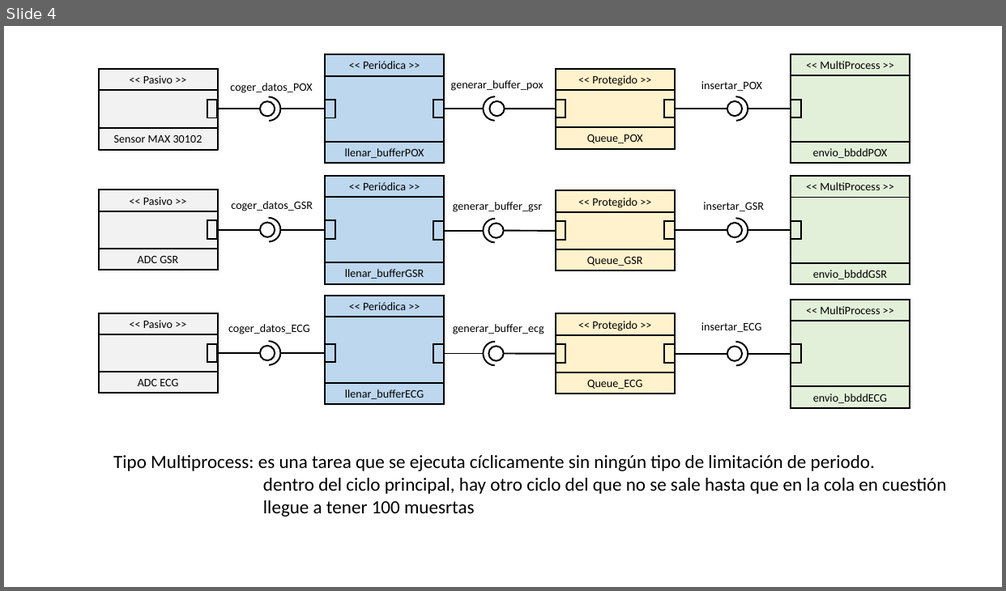
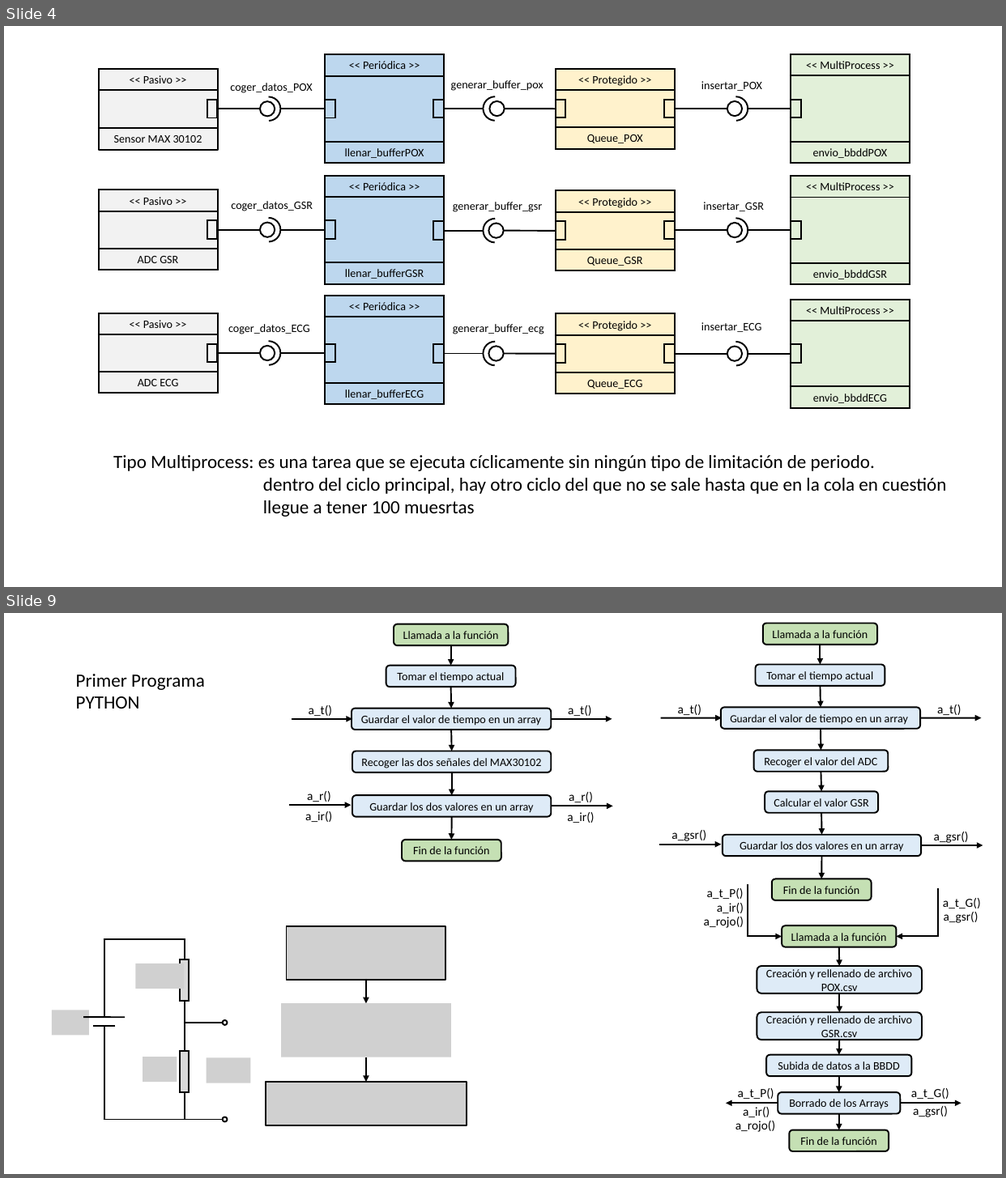
Before and after one commit to GICI-UPV-EHU/Biosignals-HW, a slide deck: Words y Excel/Imagenes.pptx. Shown one above the other, each under a label of ours: slide 4 before the commit, slides 4 and 9 after it; the slides between them are not shown. The pictures are 1006x591 and 1006x1178 pixels, drawn with LibreOffice and Linux fonts; fonts in the diff are those of the drawing; grey boxes stand for pictures. Boxes give left, top, right and bottom in pixels: in the first picture for what was removed or moved away, otherwise in the second. Text is boxed around its words. In the diff, an @@ line names an element or a change of style, - is before the commit and + after.

```diff
--- a/Words y Excel/Imagenes.pptx
+++ b/Words y Excel/Imagenes.pptx
@@ slide 9 added at (4,613,1002,1174), background #FFFFFF @@
@@ group added at (289,624,612,862): 9 arrows, 6 rounded rectangles, 6 texts @@
+Tomar el tiempo actual
+Guardar el valor de tiempo en un array
+Recoger las dos señales del MAX30102
+Guardar los dos valores en un array
+a_t()
+a_r()
+a_ir()
+Fin de la función
+a_t()
+a_r()
+a_ir()
+Llamada a la función
@@ text added at (76,674,205,709), 18 pt, text #000000 @@
+Primer Programa
+PYTHON
@@ group added at (659,624,983,901): 10 arrows, 7 rounded rectangles, 4 texts @@
+Tomar el tiempo actual
+Guardar el valor de tiempo en un array
+Recoger el valor del ADC
+Guardar los dos valores en un array
+a_t()
+a_gsr()
+Fin de la función
+a_t()
+a_gsr()
+Llamada a la función
+Calcular el valor GSR
@@ group added at (704,884,981,1152): 10 texts, 7 arrows, 6 rounded rectangles, 2 elbow arrows @@
+Creación y rellenado de archivo
+POX.csv
+Subida de datos a la BBDD
+Fin de la función
+a_t_P()
+Llamada a la función
+a_ir()
+a_rojo()
+a_t_G()
+a_gsr()
+Creación y rellenado de archivo
+GSR.csv
+Borrado de los Arrays
+a_t_G()
+a_gsr()
+a_t_P()
+a_ir()
+a_rojo()
@@ group added at (52,926,467,1126): 10 lines, 7 pictures, 2 arrows, 2 rectangles, 2 ellipses @@
```
Also in this commit, not shown: 1 slide changed, 5 other slides added.
